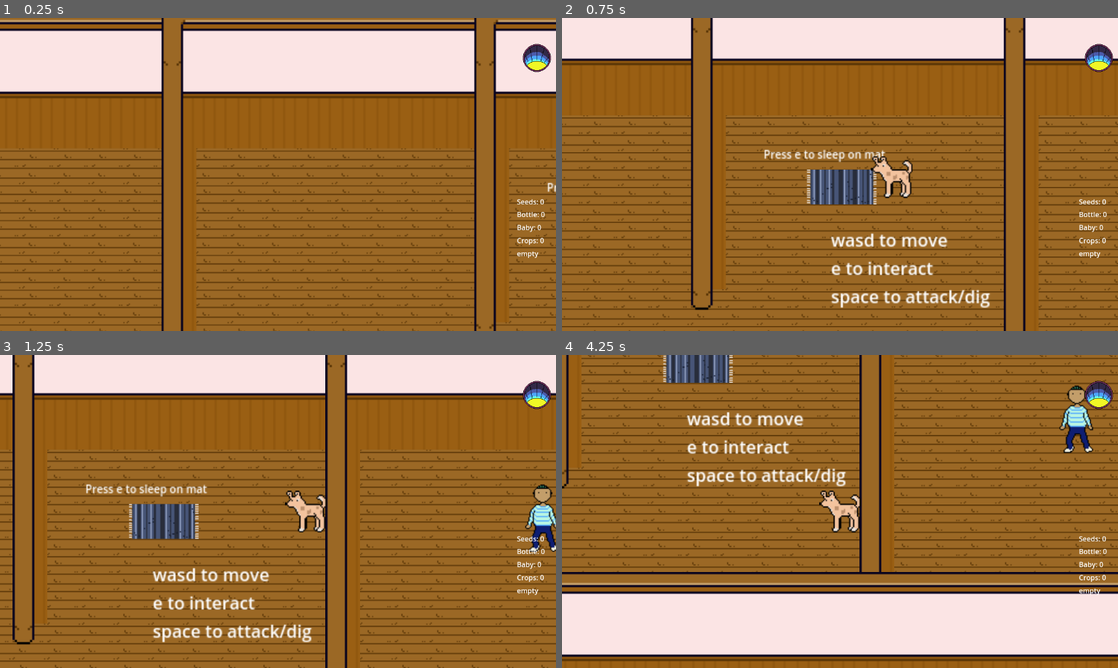
Above: before the commit, frames 1-4 (two rows, left to right).
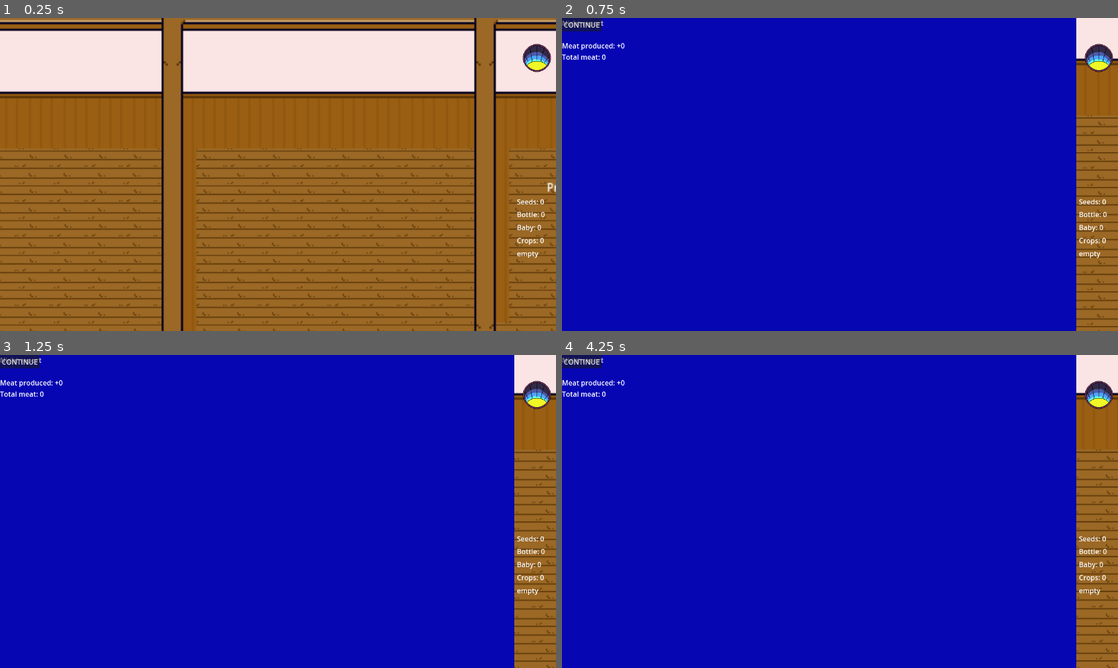
Above: after the commit, the same moments.

Repository: inkaonkala/AnimalRevolution
Game: Godot game, scene res://Scenes/Main.tscn
Two runs of this game, one before a commit and one after it. Both use one fixed random seed, a clock stepped at 60 frames per second and the inputs below.
Inputs (mouse positions are in pixels of both pictures, inside the frame that each line leads up to):
- Up to frame 1 (0.25 s): no input
- Up to frame 2 (0.75 s): tap E (interact) at 0.5, 0.6 s; hold D (move_right) from 0.53 s (still down)
- Up to frame 3 (1.25 s): keep holding D (move_right)
- Up to frame 4 (4.25 s): release D (move_right) at 1.25 s; click (584, 361) at 1.25 s, where only the run after the commit has a clickable "CONTINUE"; tap E (interact) at 2, 2.3, 3.5, 3.6 s; hold S (move_down) 2.03-2.75 s; tap Space (attack) at 2.1 s; click (584, 361) at 2.75 s, where only the run after the commit has a clickable "CONTINUE"; hold D (move_right) from 3.53 s (still down)

Frame 1 is identical in both runs. In frame 2, 93% of the frame differs, in the area x 0-100%, y 0-100%; in frame 3, 93%; in frame 4, 96%.

Commit message:
fidex the night nad added continue button

Diff:
--- a/Scenes/Main.tscn
+++ b/Scenes/Main.tscn
@@ -10,6 +10,7 @@
 [ext_resource type="Texture2D" uid="uid://bcashksx4nijc" path="res://Assets/Collectables/bottle.png" id="8_0sclb"]
 [ext_resource type="PackedScene" uid="uid://ckmu5j1jfg43k" path="res://Scenes/4th_floor.tscn" id="9_sxkr1"]
 [ext_resource type="PackedScene" uid="uid://bc6ou37n0x6el" path="res://Scenes/3_CatFloor.tscn" id="11_hwpts"]
+[ext_resource type="PackedScene" uid="uid://blfqexx45p25p" path="res://Scenes/Night.tscn" id="12_grg3l"]
 [ext_resource type="Texture2D" uid="uid://mhs4cjlvhox7" path="res://Assets/RoomNDeco/elevatorpopup.png" id="12_jyqft"]
 
 [node name="Main" type="Node2D"]
@@ -155,7 +156,9 @@
 offset_right = 4.0
 offset_bottom = 14.5
 
-[node name="GameManager" type="Node" parent="."]
+[node name="NightManager" type="CanvasLayer" parent="."]
+
+[node name="Night" parent="NightManager" instance=ExtResource("12_grg3l")]
 
 [connection signal="pressed" from="CanvasHints/ElevatorPop/Sprite2D/RoofTop" to="." method="_on_roof_top_pressed"]
 [connection signal="pressed" from="CanvasHints/ElevatorPop/Sprite2D/floorFive" to="." method="_on_floor_five_pressed"]
--- a/Scenes/Night.tscn
+++ b/Scenes/Night.tscn
@@ -2,9 +2,30 @@
 
 [ext_resource type="Script" uid="uid://we6di73g6jur" path="res://Scripts/night.gd" id="1_e8dqt"]
 
-[node name="Night" type="Node2D"]
+[node name="Night" type="Control"]
+layout_mode = 3
+anchors_preset = 15
+anchor_right = 1.0
+anchor_bottom = 1.0
+grow_horizontal = 2
+grow_vertical = 2
 script = ExtResource("1_e8dqt")
 
+[node name="ColorRect" type="ColorRect" parent="."]
+layout_mode = 0
+offset_right = 1184.0
+offset_bottom = 721.0
+color = Color(0.025945844, 0.025964037, 0.7007594, 1)
+
 [node name="ReportLabel" type="Label" parent="."]
+layout_mode = 0
 offset_right = 40.0
 offset_bottom = 23.0
+vertical_alignment = 1
+
+[node name="ContinueButton" type="Button" parent="."]
+layout_mode = 0
+offset_right = 20.0
+offset_bottom = 20.0
+text = "CONTINUE"
+icon_alignment = 1
--- a/Scripts/main.gd
+++ b/Scripts/main.gd
@@ -3,6 +3,8 @@
 @onready var player = $Player
 @onready var floor_container = $FloorContainer
 @onready var current_floor = $FloorContainer/FifthFloor
+#NIGHT
+@onready var night = $NightManager/Night
 
 @onready var side_bar = $CanvasSideBar/SideBarUI
 @onready var elevator_popup = $CanvasHints/ElevatorPop
@@ -18,6 +20,9 @@
 var spawn_from := "first"
 var near_elevator := false
 
+#NIGHT
+var  night_open := false
+
 #inventory
 var seeds := 0
 var bottle := 0
@@ -30,11 +35,23 @@
 	setup_elevator(current_floor)
 	hint_e.visible = false
 	elevator_popup.visible = false
+	#set NIGHT off
+	night.visible = false
+	night.continue_pressed.connect(close_night_report)
 	#ACTIVATE FLOORS!
 	set_floor_active($FloorContainer/Rooftop, false)
 	set_floor_active($FloorContainer/FourthFloor, false)
 	set_floor_active($FloorContainer/FifthFloor, true)
 	set_floor_active($FloorContainer/ThirdFloor, false)
+
+func _process(delta: float) -> void:
+	if night_open:
+		if Input.is_action_just_pressed("interact"):
+			close_night_report()
+		return
+
+	if near_elevator and Input.is_action_just_pressed("interact"):
+		open_elevator_popup()
 
 func spawn_player() -> void:
 	var spawn_point: Marker2D
@@ -45,6 +62,20 @@
 		spawn_point = current_floor.get_node("FirstSpawn")
 
 	player.global_position = spawn_point.global_position
+
+#NIGHT maaging
+func show_night_report() -> void:
+	night.visible = true
+	night_open = true
+	player.can_move = false
+
+	if night.has_method("update_report"):
+		night.update_report()
+
+func close_night_report() -> void:
+	night.visible = false
+	night_open = false
+	player.can_move = true
 
 #inventory
 
@@ -88,9 +119,6 @@
 		near_elevator = false
 		hint_e.visible = false
 
-func _process(delta: float) -> void:
-	if near_elevator and Input.is_action_just_pressed("interact"):
-			open_elevator_popup()
 
 func open_elevator_popup() -> void:
 	hint_e.visible = false
@@ -109,7 +137,6 @@
 
 func _on_floor_three_pressed() -> void:
 	change_floor("ThirdFloor") # Replace with function body.
-
 
 
 #these are to make the collision work only on the floor the player is
--- a/Scripts/night.gd
+++ b/Scripts/night.gd
@@ -1,18 +1,22 @@
-extends Node2D
+extends Control
+
+signal continue_pressed
 
 @onready var report_label = $ReportLabel
+@onready var continue_button = $ContinueButton
 
 func _ready() -> void:
+	continue_button.pressed.connect(on_continue_pressed)
+
+func update_report() -> void:
 	report_label.text = create_report_text()
 
-func _process(_delta: float) -> void:
-	if Input.is_action_just_pressed("interact"):
-		get_tree().change_scene_to_file("res://Scenes/main.tscn")
+func on_continue_pressed() -> void:
+	continue_pressed.emit()
 
 func create_report_text() -> String:
 	var text := ""
 	text += "Night report\n\n"
 	text += "Meat produced: +" + str(GameState.butschered_lastnight) + "\n"
 	text += "Total meat: " + str(GameState.meat) + "\n"
-	text += "\nPress E to continue"
 	return text
--- a/Scripts/sleepSpot.gd
+++ b/Scripts/sleepSpot.gd
@@ -31,5 +31,8 @@
 	DayCycle.new_day.emit(DayCycle.day_nmb)
 	DayCycle.time_changed.emit(DayCycle.get_time())
 
+	var main = get_tree().current_scene
+	main.show_night_report()
+
 #UNCOMMENT FOR NIGHT!
 #	get_tree().change_scene_to_file("res://Scenes/Night.tscn")
Not shown: 1 places in Scenes/Main.tscn that only renumber resources
